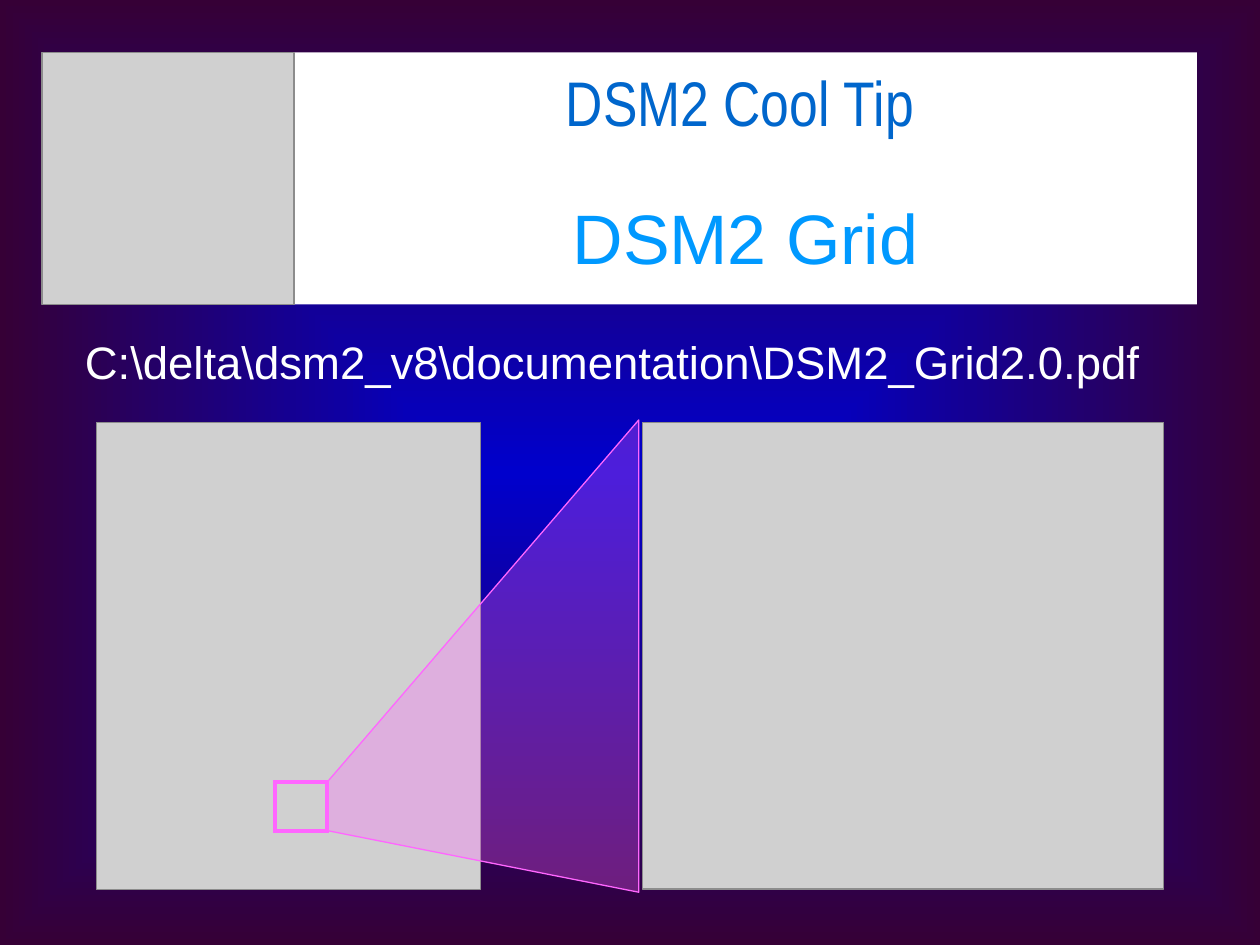
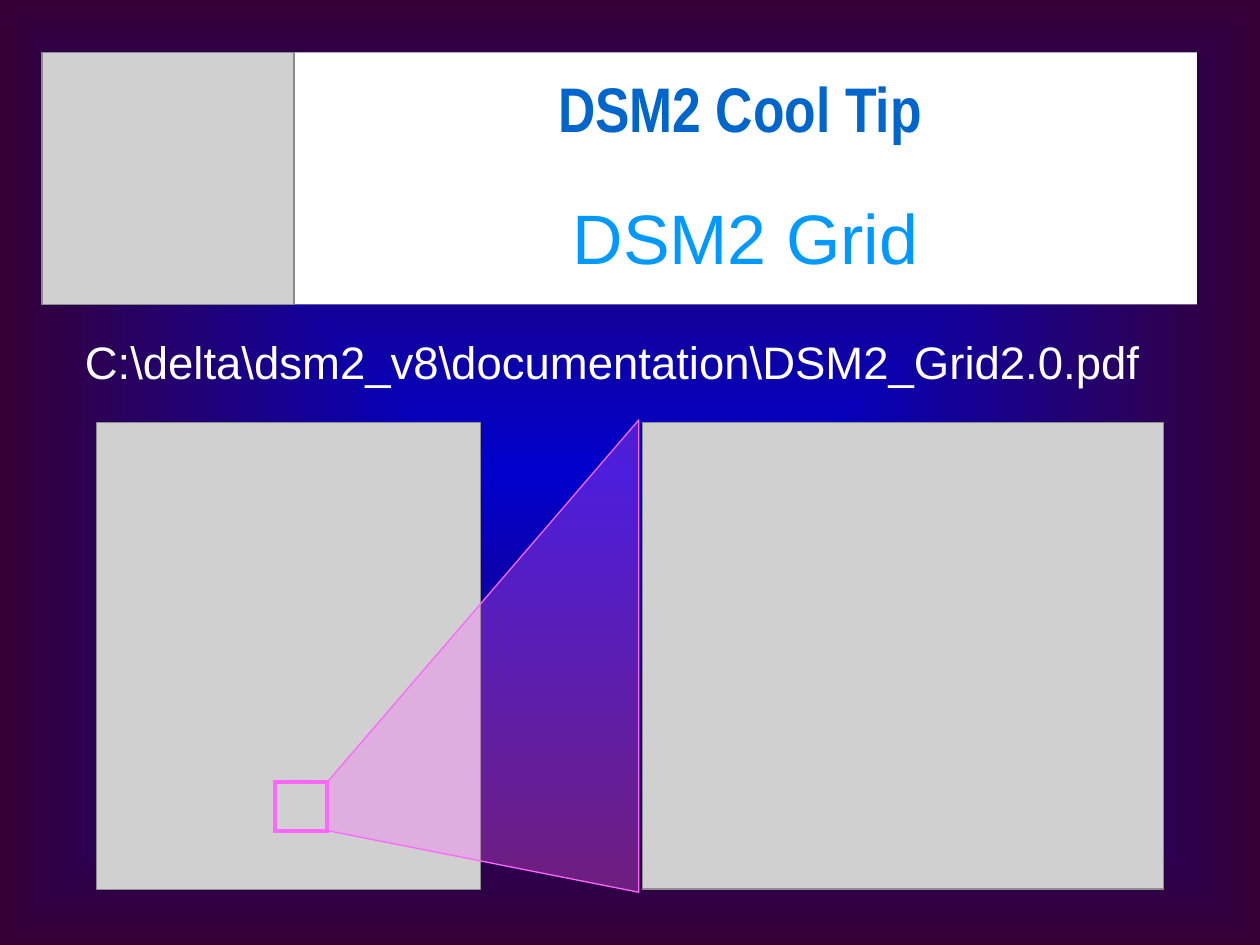
Before and after one commit to CADWRDeltaModeling/dsm2, a slide deck: slide 5 of dsm2/presentations/BT2_Reservoir_Gate_Transfer.ppt. Drawn at 1260x945 pixels with LibreOffice and Linux fonts; fonts in the diff are those of the drawing; grey boxes stand for pictures. Boxes give left, top, right and bottom in pixels: in the first picture for what was removed or moved away, otherwise in the second. Text is boxed around its words. In the diff, an @@ line names an element or a change of style, - is before the commit and + after.

```diff
--- a/dsm2/presentations/BT2_Reservoir_Gate_Transfer.ppt
+++ b/dsm2/presentations/BT2_Reservoir_Gate_Transfer.ppt
@@ text "DSM2 Cool Tip" at bbox=[558, 86, 922, 143]: bold on @@
```
Also in this commit, not shown: 2 other slides changed, 2 other files.
